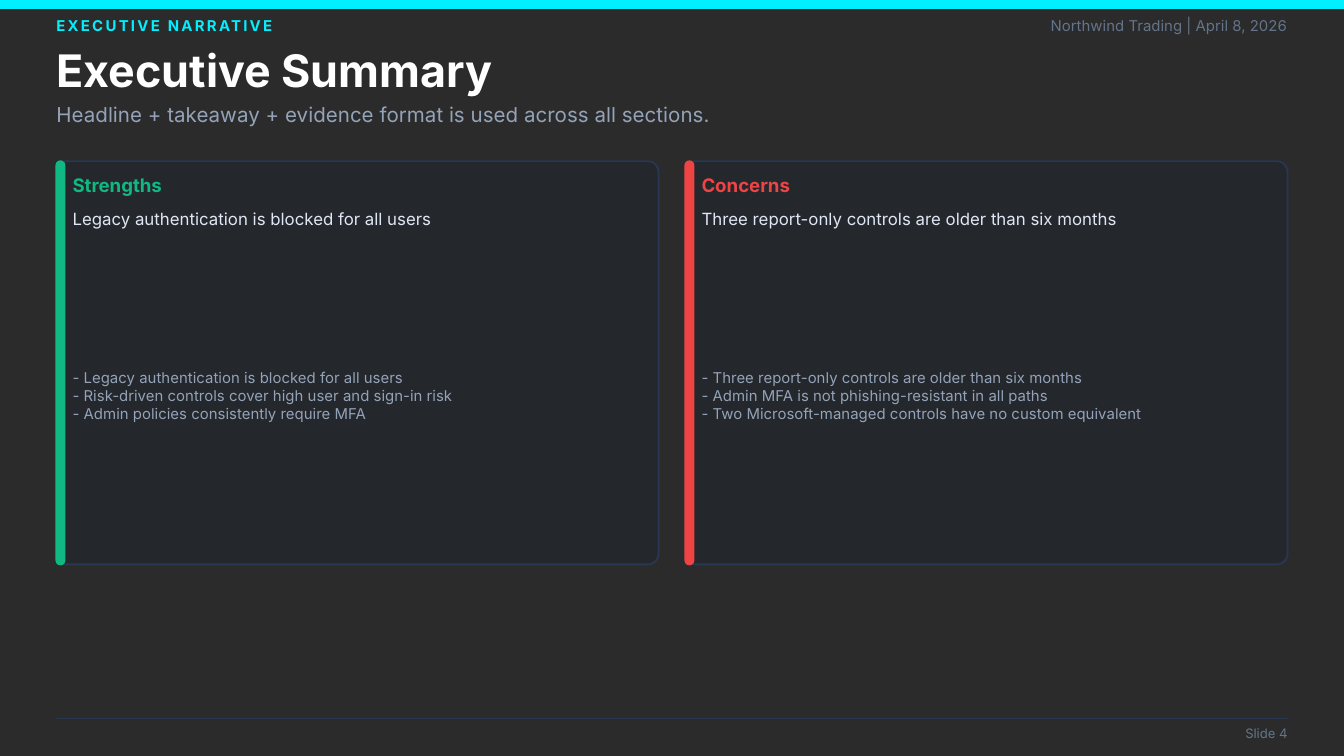
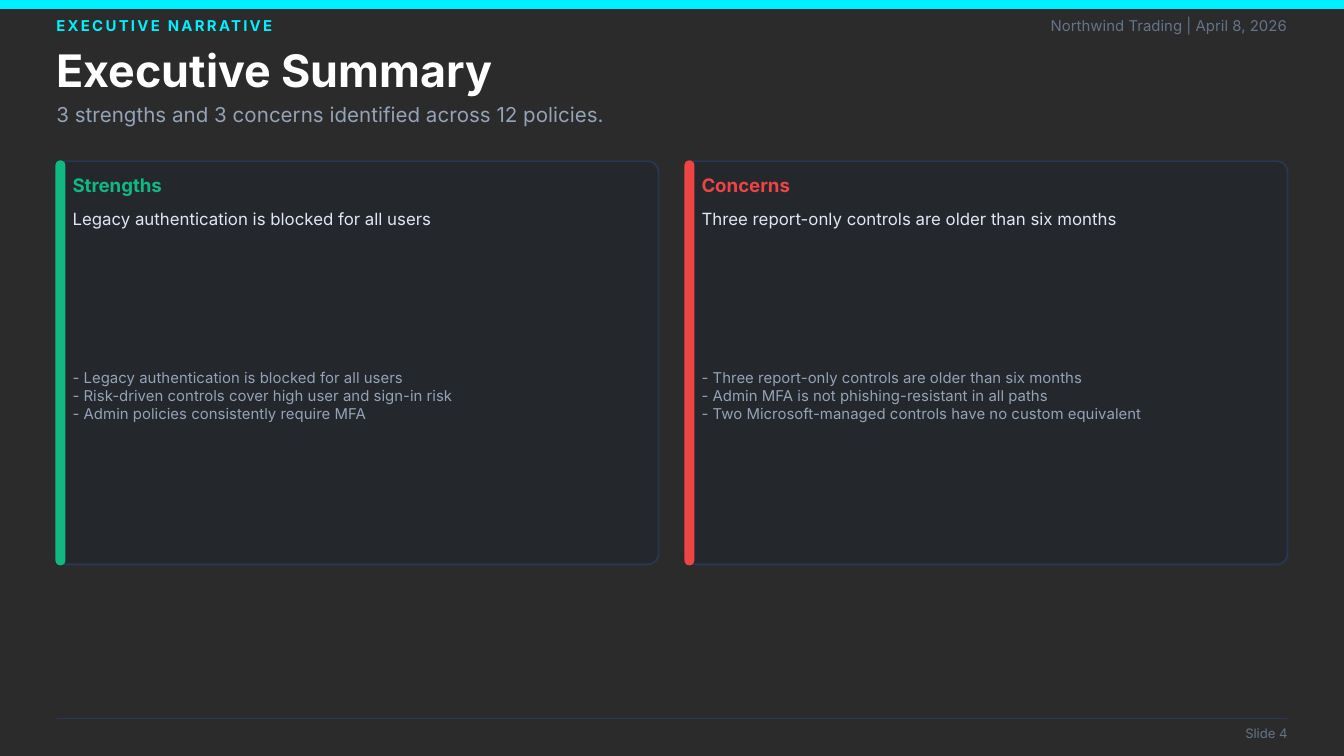
Before and after one commit to laroy-sh/ca-presentation, a slide deck: slide 4 of examples/sample/CA_Security_Posture_Report.sample.pptx. Drawn at 1344x756 pixels with LibreOffice and Linux fonts; fonts in the diff are those of the drawing; background and template pictures are left out; a plain dark background stands for a picture behind light text. Boxes give left, top, right and bottom in pixels: in the first picture for what was removed or moved away, otherwise in the second. Text is boxed around its words. In the diff, an @@ line names an element or a change of style, - is before the commit and + after.

```diff
--- a/examples/sample/CA_Security_Posture_Report.sample.pptx
+++ b/examples/sample/CA_Security_Posture_Report.sample.pptx
@@ text at bbox=[56, 106, 603, 127]: text changed @@
-Headline + takeaway + evidence format is used across all sections.
+3 strengths and 3 concerns identified across 12 policies.
```
Also in this commit, not shown: 8 other slides changed, 11 other files.
